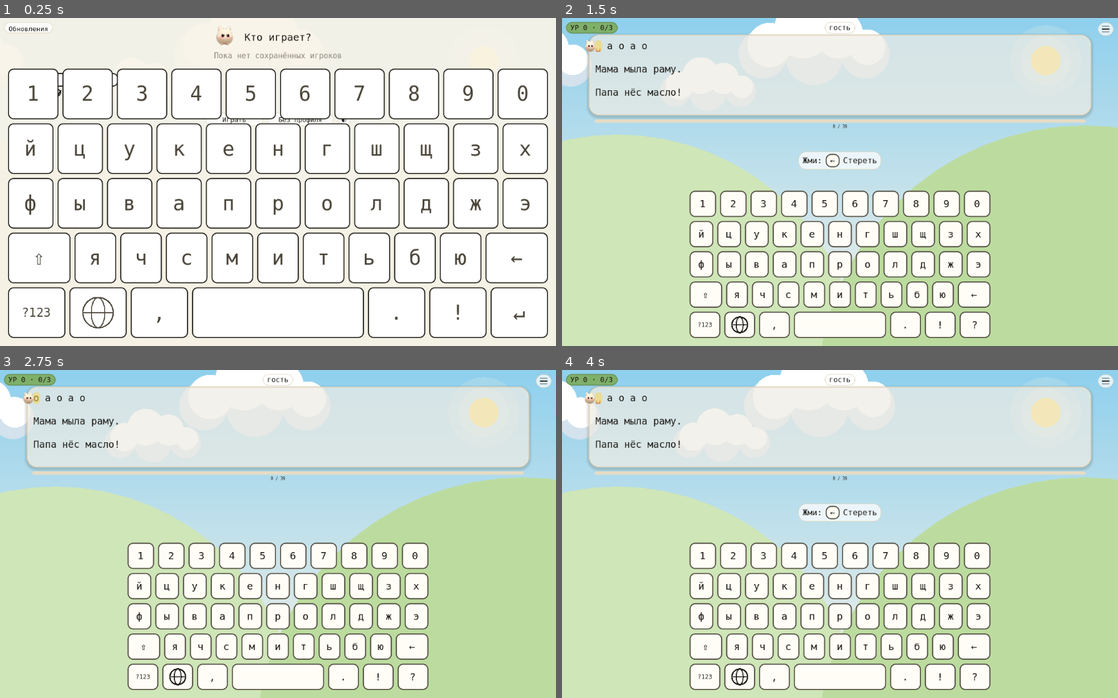
Above: before the commit, frames 1-4 (two rows, left to right).
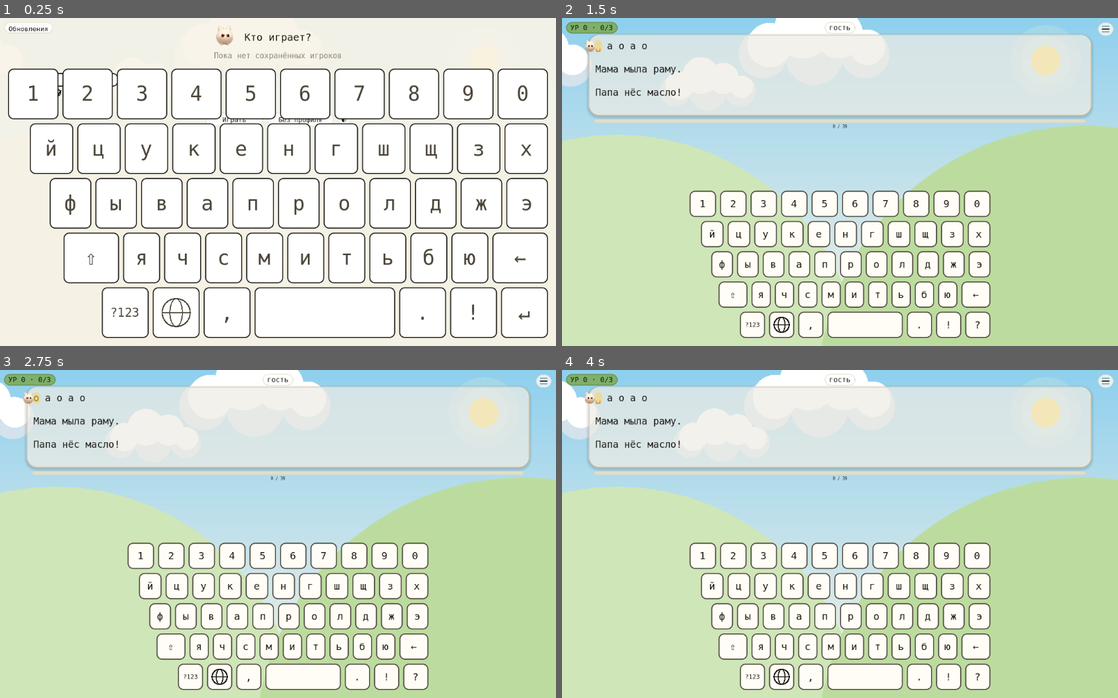
Above: after the commit, the same moments.

Repository: NikitaShubin/ModernBabyType
Game: Godot game, scene res://scenes/main.tscn
Same seed, same stepped clock (60 frames per second), same inputs: the game is played once before the commit and once after it.
Inputs (mouse positions are in pixels of both pictures, inside the frame that each line leads up to):
- Up to frame 1 (0.25 s): no input
- Up to frame 2 (1.5 s): tap Enter at 0.5, 0.6 s; move the mouse to (962, 165) at 0.52 s; hold Right 0.53-1.28 s; click (962, 165) at 0.67 s; tap Space at 0.77, 1.25 s; move the mouse to (728, 198) at 1.27 s; hold Down from 1.28 s (still down); tap Keypad Enter at 1.35 s
- Up to frame 3 (2.75 s): tap Space at 1.52 s; tap Enter at 2 s; move the mouse to (333, 461) at 2.02 s; release Down at 2.03 s; hold Right from 2.03 s (still down); tap Backspace at 2.1 s
- Up to frame 4 (4 s): tap Space at 2.75, 3.02, 3.77 s; move the mouse to (812, 599) at 2.77 s; release Right at 2.78 s; hold Up 2.78-3.53 s; tap N at 2.85 s; click (812, 599) at 2.92 s; tap Enter at 3.5 s; move the mouse to (1006, 583) at 3.52 s; hold Left from 3.53 s (still down); tap L at 3.6 s

The runs differ from the first frame. In frame 1, 20% of the frame differs, in the area x 1-96%, y 31-98%; in frame 2, 9.8%; in frame 3, 9.0%; in frame 4, 9.8%.
Error in both runs: Invalid assignment of property or key 'bg_color' with value of type 'Color' on a base object of type 'Nil'. (res://scripts/menu.gd:1128)

Commit message:
Соты в рядах и «Стереть» на доске

Diff:
--- a/game/scripts/kbd.gd
+++ b/game/scripts/kbd.gd
@@ -213,13 +213,16 @@
 	var out: Array = []
 	var gap := 8.0
 	var rh := (area.size.y - gap * float(rows.size() - 1)) / float(rows.size())
+	# Соты, как на настоящей клавиатуре: каждый ряд сдвинут на полклавиши
+	# относительно верхнего. Ширина при этом делится и на сдвиг тоже,
+	# чтобы ряд кончался ровно у правого края (решение 10.2026).
 	for ri in rows.size():
 		var row: Array = rows[ri]
 		var total_units := 0.0
 		for label in row:
 			total_units += _span(String(label))
-		var unit := (area.size.x - gap * float(row.size() - 1)) / total_units
-		var x := area.position.x
+		var unit := (area.size.x - gap * float(row.size() - 1)) / (total_units + float(ri) * 0.5)
+		var x := area.position.x + float(ri) * unit * 0.5
 		var y := area.position.y + float(ri) * (rh + gap)
 		for label in row:
 			var w := unit * _span(String(label))
--- a/game/scripts/main.gd
+++ b/game/scripts/main.gd
@@ -1701,12 +1701,10 @@
 		return []
 	if _caps_warn and _exact():
 		return [{"s": "Выключи CapsLock!", "cap": false}]
+	# Текста «Стереть» нет: метки зовут клавишу «←» на самой доске
+	# (см. _hint_keys). Решение 10.2026: подсказки живут на клавиатуре.
 	if not errors.is_empty():
-		return [
-			{"s": "Жми:", "cap": false},
-			{"s": "←", "cap": true},
-			{"s": "Стереть", "cap": false},
-		]
+		return []
 	var cur := _current()
 	if cur == "":
 		return []
@@ -2092,15 +2090,19 @@
 ## Своя клавиатура: клавиши прямо дают символы (тап → буква, без IME).
 ## Рисуется в _draw поверх всего нижнего (области не пересекаются).
 ## Подписи клавиш, которые подсветить после простоя. Пусто — рано
-## (игрок ещё думает сам), либо подсказывать нечего: метки зовут
-## «Стереть», капслок — выключить, уровень кончился. Заглавная в строгом
-## режиме — парой [Shift, буква]; символа нет на слое — клавишей слоя;
-## долгое нажатие — базовой клавишей (жест объясняет текст).
+## (игрок ещё думает сам), либо подсказывать нечего: капслок гасится
+## текстом, уровень кончился. Метки зовут клавишу «стереть» на самой
+## доске. Заглавная в строгом режиме — парой [Shift, буква]; знак не со
+## слоя — парой [Shift, цифра]; долгое нажатие — базовой клавишей (жест
+## объясняет текст).
 func _hint_keys() -> Array:
 	if state != "playing" or idle_t < HINT_IDLE:
 		return []
-	if not errors.is_empty() or (_caps_warn and _exact()):
+	if _caps_warn and _exact():
 		return []
+	# Опечатка: жать надо «стереть» — подсвечиваем клавишу, а не текст.
+	if not errors.is_empty():
+		return ["←"]
 	var cur := _current()
 	if cur == "":
 		return []
--- a/game/tests/combo_test.gd
+++ b/game/tests/combo_test.gd
@@ -894,6 +894,24 @@
 			_main._eff_h() >= _main.view_h * 0.45,
 			"%s: only %.0f px of text left on %s" % [tag, _main._eff_h(), str(wh)]
 		)
+		# Соты, как на настоящей клавиатуре: каждый ряд начинается
+		# правее верхнего примерно на полклавиши.
+		var row_x := {}
+		for b in Kbd.buttons(r, _main.kb_layer, _main.kb_lang, _main.kb_shift):
+			var kr: Rect2 = b["r"]
+			var key := int(kr.get_center().y)
+			if not row_x.has(key):
+				row_x[key] = kr.position.x
+			else:
+				row_x[key] = minf(float(row_x[key]), kr.position.x)
+		var ys := row_x.keys()
+		ys.sort()
+		for i in range(1, ys.size()):
+			_check(
+				float(row_x[ys[i]]) > float(row_x[ys[i - 1]]),
+				"%s: row %d starts at %.0f, not right of row %d (%.0f) on %s"
+					% [tag, i, float(row_x[ys[i]]), i - 1, float(row_x[ys[i - 1]]), str(wh)]
+			)
 		# Клавиши: квадратные (палец), внутри своей области, все на месте.
 		var btns := _kbd_buttons()
 		_check(btns.size() >= 40, "%s: only %d keys on %s" % [tag, btns.size(), str(wh)])
@@ -1467,8 +1485,9 @@
 ## Рано (игрок ещё думает сам) — пусто; после задержки HINT_IDLE нужная
 ## клавиша подсвечивается на самой клавиатуре; заглавная в строгом
 ## режиме — парой [Shift, буква]; символа нет на слое — клавишей слоя;
-## метки зовут «Стереть», капслок — выключиться: там подсвечивать
-## нечего. Задержка такая, чтобы опора на неё проигрывала: ёж идёт
+## метки зовут клавишу «стереть» на самой доске, капслок — выключить
+## текстом: там подсвечивать нечего. Задержка такая, чтобы опора на неё
+## проигрывала: ёж идёт
 ## быстрее, чем буква в ~2 секунды.
 func _case_idle_hint() -> void:
 	_fresh(1, 1)
@@ -1501,12 +1520,12 @@
 	_main._type_char(cur)
 	_tick(tag)
 	_check(_main._hint_keys().is_empty(), "%s: the highlight survived a keypress" % tag)
-	# Метки зовут «Стереть», а не клавишу.
+	# Метки зовут клавишу «стереть» на самой доске, а не текст.
 	_main._type_char(_wrong())
 	_main.idle_t = _main.HINT_IDLE + 5.0
 	_tick(tag)
-	_check(_main._hint_keys().is_empty(), "%s: a letter is highlighted over the marks" % tag)
-	_check(_main._hint_text().contains("Стереть"), "%s: the erase hint is gone" % tag)
+	_check(_main._hint_keys() == ["←"], "%s: marks highlight %s, expected the erase key" % [tag, str(_main._hint_keys())])
+	_check(not _main._hint_text().contains("Стереть"), "%s: the old erase text is back (%s)" % [tag, _main._hint_text()])
 	# Символа нет на слое — подсвечивается пара [Shift, цифра].
 	_main.errors.clear()
 	_main.cursor_line = 0
--- a/game/tests/logic_test.gd
+++ b/game/tests/logic_test.gd
@@ -361,7 +361,10 @@
 	_main._type_char(wrong1)
 	_check(_main.errors.size() == 1, "one error overlay")
 	_check(_main.shake_t > 0.0, "shake on typo")
-	_check(_main._hint_text() == "Жми: [←] Стереть", "hint shows how to erase")
+	_check(_main._hint_text() == "", "no text hint over the marks")
+	_main.idle_t = _main.HINT_IDLE + 0.5
+	_check(_main._hint_keys() == ["←"], "marks highlight the erase key")
+	_main.idle_t = 0.0
 	var t1 := _kb_target(b1[0], b1[1])
 	_check(_main.cursor_line == t1[0] and _main.cursor_pos == t1[1], "knockback one step")
 	# Опечатка 2 подряд: откат ЕЩЁ дальше, вторая метка.
--- a/game/tests/visual_driver.gd
+++ b/game/tests/visual_driver.gd
@@ -166,6 +166,8 @@
 func _a_touch_wrong() -> void:
 	var cur: String = _main._current()
 	_main._type_char("ы" if cur.to_lower() != "ы" else "ж")
+	# Простой — видно подсветку «стереть» на самой клавиатуре.
+	_main.idle_t = _main.HINT_IDLE + 5.0
 
 
 ## Долгое нажатие е→ё: ставим зайца перед «е» или «ь», жмём и отпускаем
Not shown, changed: AGENTS.md
